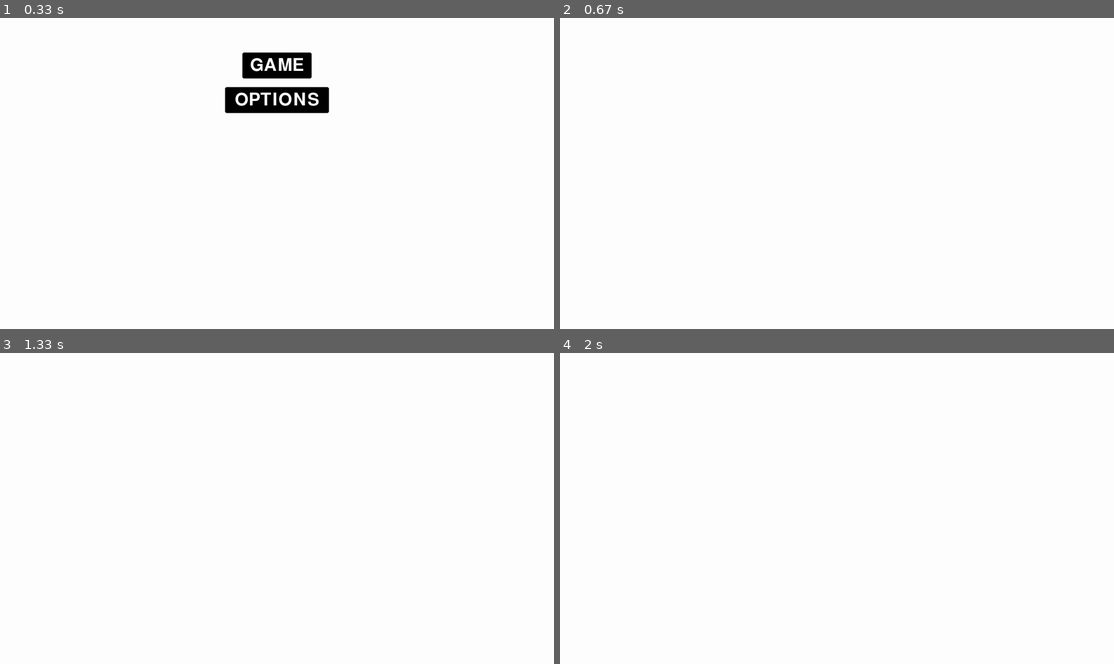
Above: before the commit, frames 1-4 (two rows, left to right).
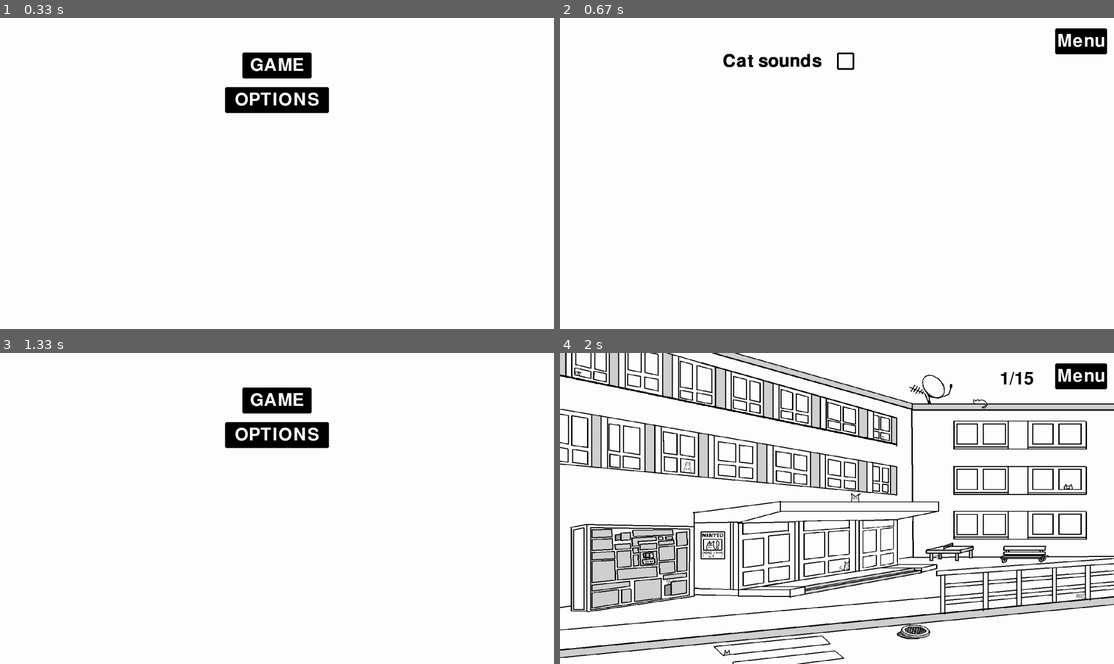
Above: after the commit, the same moments.

Repository: StepanBlaha/HiddenCats_pygame
Game: pygame game, started from hidden_cats.py
Same seed, same stepped clock (60 frames per second), same inputs: the game is played once before the commit and once after it.
Inputs (mouse positions are in pixels of both pictures, inside the frame that each line leads up to):
- Up to frame 1 (0.33 s): no input
- Up to frame 2 (0.67 s): press the mouse at (837, 98) at 0.37 s; move the mouse to (842, 182) at 0.47 s; release the mouse at (853, 266) at 0.6 s
- Up to frame 3 (1.33 s): click (288, 396) at 0.72 s; press the mouse at (520, 374) at 1.03 s; move the mouse to (343, 418) at 1.13 s; release the mouse at (160, 458) at 1.27 s
- Up to frame 4 (2 s): press the mouse at (837, 399) at 1.37 s; move the mouse to (831, 511) at 1.47 s; release the mouse at (825, 620) at 1.6 s; press the mouse at (648, 555) at 1.7 s; move the mouse to (659, 480) at 1.8 s; release the mouse at (670, 402) at 1.93 s

Frame 1 is identical in both runs. In frame 2, 1.2% of the frame differs, in the area x 29-99%, y 3-17%; in frame 3, 2.3%; in frame 4, 26%, in the area x 0-100%, y 0-100%.

Commit message:
created an option menu and added option to turn off the cat sounds

Diff:
--- a/hidden_cats.py
+++ b/hidden_cats.py
@@ -63,7 +63,12 @@
         self.text = ""
         self.stage =  "menu"
 
+        self.sound_switch  = False
+        self.sound_switch_button_style = 5
+
     def play_sound(self):
+        if not self.sound_switch:
+            return
         random_index = random.randint(0, len(self.cat_sound_list) - 1)
         print(random_index)
         random_sound = self.cat_sound_list[random_index]
@@ -118,7 +123,7 @@
             if hover and action:
                 action()
 
-    def button_draw(self, screen, info):
+    def button_draw(self, screen, info, width = 0):
         """
         Draws a button on the screen.
 
@@ -129,7 +134,7 @@
         #Get the button info
         button_text, text_rect, button_rect, color, action, hover = info
         #Draw the button
-        pygame.draw.rect(self.GAMEWINDOW, color, button_rect , 0, 5)
+        pygame.draw.rect(self.GAMEWINDOW, color, button_rect , width, 5)
         #Draw the text into the button
         self.GAMEWINDOW.blit(button_text, text_rect)
 
@@ -166,6 +171,13 @@
         self.stage = "gameover"
         print("Game won")
 
+    def set_sounds(self):
+        self.sound_switch = not (self.sound_switch)
+        if not self.sound_switch:
+            self.sound_switch_button_style = 5
+        else:
+            self.sound_switch_button_style = 0
+
     def initialize_menu_buttons(self):
         """
         Creates and returns menu buttons.
@@ -200,6 +212,68 @@
         play_again_button =  self.create_button("Replay", (centeredWidth, 300, 200, 75), self.button_color, self.on_click_replay_game)
         menu_button = self.create_button("Menu", (centeredWidth, 400, 200, 75), self.button_color, self.on_click_menu)
         return [ play_again_button, menu_button ]
+
+    def initialize_options_buttons(self):
+        #Dynamic centering
+        centeredWidth = self.window_width - 170
+        #Positioning  for the sound button
+        soundWidthOffset = self.window_width/2
+        soundHeightOffset = 100
+
+        #Creates the menu button
+        button_menu =  self.create_button("Menu", (centeredWidth, 30, 150, 75), self.button_color, self.on_click_menu)
+        button_sounds = self.create_button("", (soundWidthOffset, soundHeightOffset, 50, 50), self.button_color, self.set_sounds)
+        return button_menu, button_sounds
+    def create_options(self):
+
+        #Setup the menu button
+        button_menu, button_sounds = self.initialize_options_buttons()
+
+
+
+        while True:
+
+            textWidthOffset = self.window_width/2- 330
+            textHeightOffset = 100
+            buttonWidthOffset = self.window_width/2
+            buttonHeightOffset = 100
+            #Draw the rectangle behind counter
+            pygame.draw.rect(self.GAMEWINDOW, "white", (buttonWidthOffset, buttonHeightOffset, 140, 50))
+            #Sets the counter text
+            self.text = self.font.render(f"Cat sounds", True, self.button_color)
+            #Draws the counter
+            self.GAMEWINDOW.blit(self.text, (textWidthOffset, textHeightOffset))
+
+
+            #Checks for quiting the game
+            for event in pygame.event.get():
+                if event.type == pygame.QUIT:
+                    pygame.quit()
+                    #For exiting the window
+                    sys.exit()
+
+                #If stage == menu checks for colisions with the buttons
+                if self.stage == "options":
+                    self.button_check(button_menu, event)
+                    self.button_check(button_sounds, event)
+
+                #Check for resize
+                if event.type == pygame.VIDEORESIZE:
+                    button_menu, button_sounds = self.initialize_options_buttons()
+                    self.create_window(event.w, event.h)
+                    self.create_collision_boxes(event.w, event.h)
+
+            #If stage == menu draws the buttons
+
+
+            if self.stage == "options":
+                self.button_draw(self.GAMEWINDOW, button_menu)
+                self.button_draw(self.GAMEWINDOW, button_sounds, self.sound_switch_button_style)
+
+            #If stage is changed to game, draws the game
+            elif self.stage == "menu":
+                self.create_menu()
+            pygame.display.update()
 
     def create_menu(self):
         """
@@ -235,6 +309,9 @@
             #If stage is changed to game, draws the game
             elif self.stage == "game":
                 self.create_game()
+
+            elif self.stage == "options":
+                self.create_options()
             pygame.display.update()
 
     def create_win_screen(self):
@@ -376,6 +453,8 @@
             self.create_game()
         elif self.stage  == "gameover":
             self.create_win_screen()
+        elif self.stage == "options":
+            self.create_options()
 
 
 
